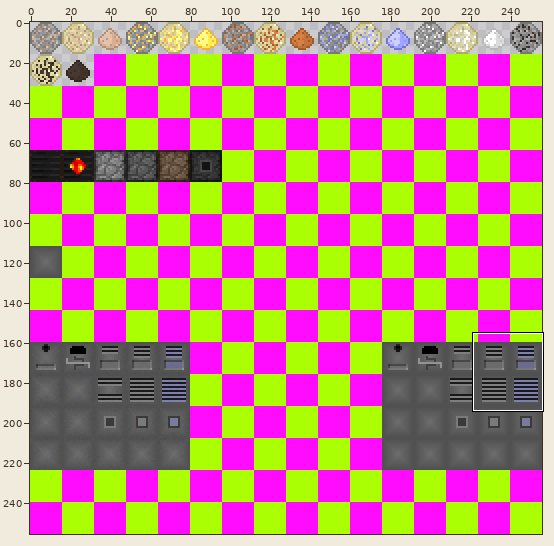
A sprite sheet gets an edit: gfx/LiquidMetal/Icons.png. The first picture is a wide view before the edit; the outline marks the close-up.
Close-up. Before the edit:
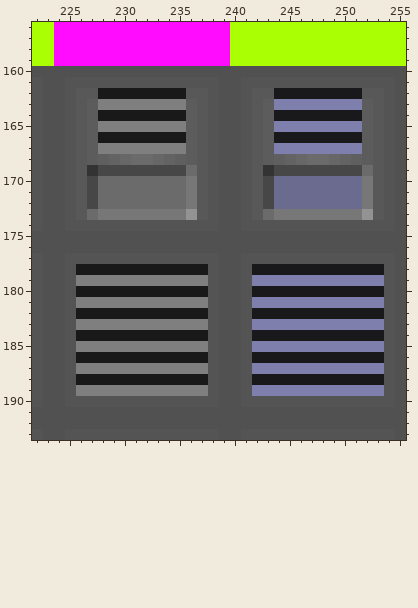
The file is 256x256 pixels. Shown: x 222..255, y 156..193. The commit also changed other parts of the picture, which this record leaves out.
After the commit:
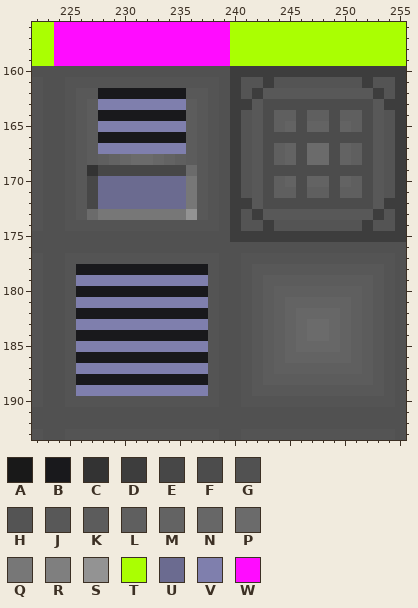
Palette (. is transparent): A #191919  B #19191c  C #333333  D #3d3d3d  E #474747  F #4c4c4c  G #515151  H #545454  J #585858  K #5c5c5c  L #5f5f5f  M #636363  N #676767  P #6b6b6b  Q #777777  R #7f7f7f  S #939393  T #aaff02  U #6b6b90  V #7f7fad  W #ff0cff
Changes in this commit:
Changed rows in their new state; - is an unchanged pixel.
first column x 226:
160 --------------DDDDDDDDDDDDDDDD
161 --------------D--D--------D--D
162 --BBBBBBBB----D-D-JJJJJJJJ-D-D
163 --VVVVVVVV----DD-FFFFFFFFFF-DD
164 --BBBBBBBB----D--FLLFLLFLLF--D
165 --VVVVVVVV----D--FLMFMMFMLF--D
166 --BBBBBBBB----D--FFFFFFFFFF--D
167 --VVVVVVVV----D--FLMFPPFMLF--D
168 --------------D--F--F--F--F--D
169 --------------D--FFFFFFFFFF--D
170 --UUUUUUUU----D--FLMFMMFMLF--D
171 --UUUUUUUU----D--FLLFLLFLLF--D
172 --UUUUUUUU----DD-FFFFFFFFFF-DD
173 --------------D-DJJJJJJJJJJD-D
174 --------------D--D--------D--D
175 --------------DDDDDDDDDDDDDDDD
178 BBBBBBBBBBBB----JJJJJJJJJJJJ--
179 VVVVVVVVVVVV----JKKKKKKKKKKJ--
180 BBBBBBBBBBBB----JKLLLLLLLLKJ--
181 VVVVVVVVVVVV----JKLMMMMMMLKJ--
182 BBBBBBBBBBBB----JKLMNNNNMLKJ--
183 VVVVVVVVVVVV----JKLMNPPNMLKJ--
184 BBBBBBBBBBBB----JKLMNPPNMLKJ--
185 VVVVVVVVVVVV----JKLMNNNNMLKJ--
186 BBBBBBBBBBBB----JKLMMMMMMLKJ--
187 VVVVVVVVVVVV----JKLLLLLLLLKJ--
188 BBBBBBBBBBBB----JKKKKKKKKKKJ--
189 VVVVVVVVVVVV----JJJJJJJJJJJJ--
